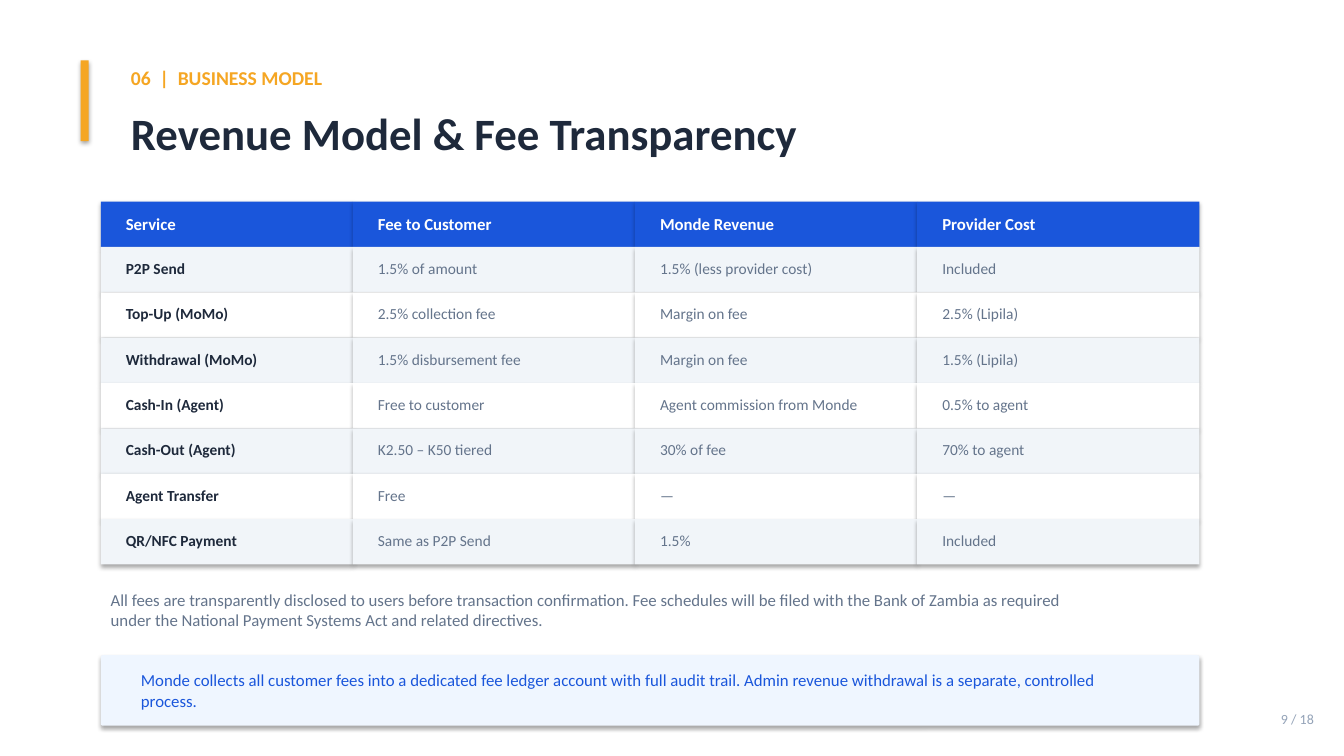
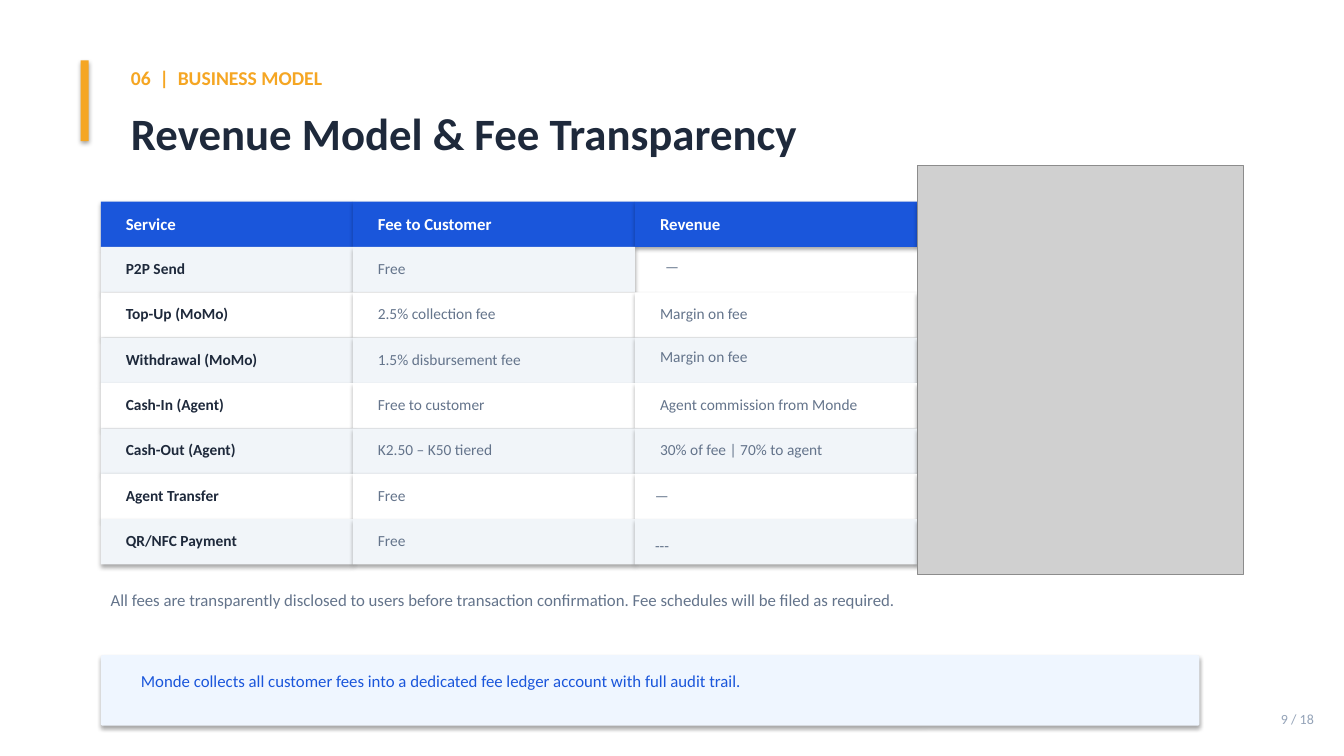
Before and after one commit to Denny-1032/Monde, a slide deck: slide 10 of Monde_BoZ_Presentation.pptx (slide 9 before the commit). Drawn at 1344x756 pixels with LibreOffice and Linux fonts; fonts in the diff are those of the drawing; grey boxes stand for pictures. Boxes give left, top, right and bottom in pixels: in the first picture for what was removed or moved away, otherwise in the second. Text is boxed around its words. In the diff, an @@ line names an element or a change of style, - is before the commit and + after.

```diff
--- a/Monde_BoZ_Presentation.pptx
+++ b/Monde_BoZ_Presentation.pptx
@@ picture added at bbox=[918, 165, 1243, 575] @@
@@ text at bbox=[660, 219, 720, 230]: text changed @@
-Monde Revenue
+Revenue
@@ text removed at bbox=[942, 218, 1035, 230] @@
-Provider Cost
@@ text at bbox=[378, 264, 406, 274]: text changed @@
-1.5% of amount
+Free
@@ rounded rectangle removed at bbox=[635, 247, 918, 292] @@
@@ text "—" rewrapped from bbox=[933, 481, 1195, 526] to bbox=[655, 252, 877, 281] @@
@@ text removed at bbox=[660, 263, 812, 277] @@
-1.5% (less provider cost)
@@ rounded rectangle removed at bbox=[918, 247, 1200, 292] @@
@@ text removed at bbox=[942, 263, 996, 274] @@
-Included
@@ text removed at bbox=[942, 308, 1018, 322] @@
-2.5% (Lipila)
@@ text removed at bbox=[942, 354, 1018, 368] @@
-1.5% (Lipila)
@@ text removed at bbox=[942, 399, 1028, 413] @@
-0.5% to agent
@@ text at bbox=[660, 444, 822, 458]: text changed @@
-30% of fee
+30% of fee | 70% to agent
@@ text removed at bbox=[942, 444, 1024, 458] @@
-70% to agent
@@ text "—": place and size @@
-text "—" at bbox=[650, 481, 912, 526]
+text "—" at bbox=[645, 481, 907, 526]
@@ text at bbox=[378, 536, 406, 546]: text changed @@
-Same as P2P Send
+Free
@@ text at bbox=[660, 535, 691, 546]: text changed @@
-1.5%
+---
@@ text removed at bbox=[942, 535, 996, 546] @@
-Included
@@ text at bbox=[111, 594, 894, 609]: text changed @@
-All fees are transparently disclosed to users before transaction confirmation. Fee schedules will be filed with the Bank of Zambia as required under the National Payment Systems Act and related directives.
+All fees are transparently disclosed to users before transaction confirmation. Fee schedules will be filed as required.
@@ text at bbox=[141, 675, 740, 690]: text changed @@
-Monde collects all customer fees into a dedicated fee ledger account with full audit trail. Admin revenue withdrawal is a separate, controlled process.
+Monde collects all customer fees into a dedicated fee ledger account with full audit trail.
```
Also in this commit, not shown: 9 other slides changed, 4 slides added, 7 slides removed, 25 other files.
